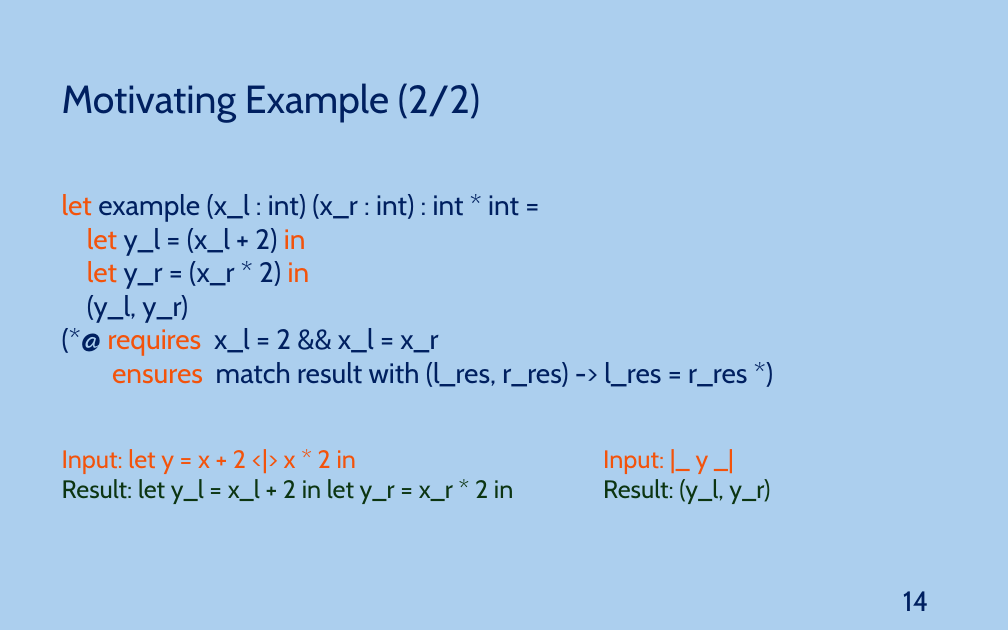
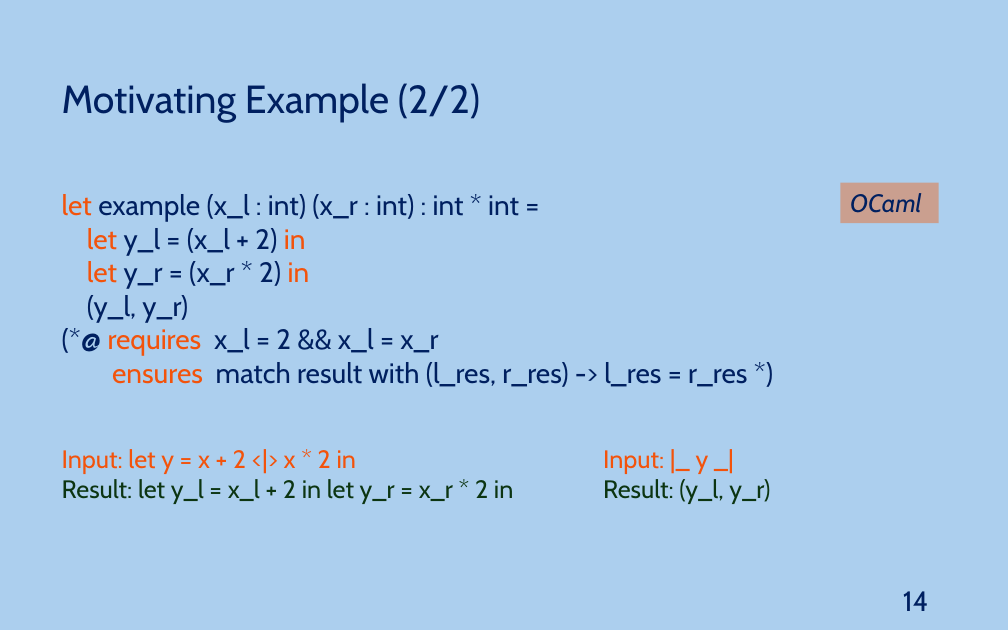
Before and after one commit to JoaoNini75/MasterThesis, a slide deck: slide 14 of tese/presentation/Ap Tese.pptx. Drawn at 1008x630 pixels with LibreOffice and Linux fonts; fonts in the diff are those of the drawing. Boxes give left, top, right and bottom in pixels: in the first picture for what was removed or moved away, otherwise in the second. Text is boxed around its words. In the diff, an @@ line names an element or a change of style, - is before the commit and + after.

```diff
--- a/tese/presentation/Ap Tese.pptx
+++ b/tese/presentation/Ap Tese.pptx
@@ rectangle added at (841, 182, 939, 223), fill #E97132 at 50% opacity, 18 pt, text #002060, italic @@
+OCaml
```
Also in this commit, not shown: 6 other slides changed.
